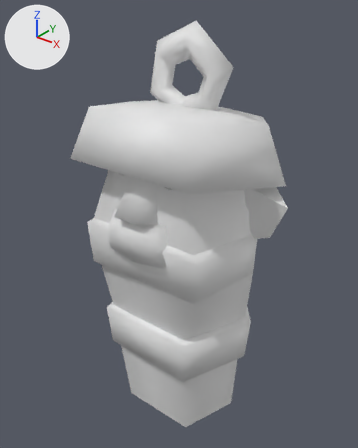
Renders of the FBX model Assets/Models/Levels/TidalPool/CajolmecFlunkie.fbx from each side of a commit.
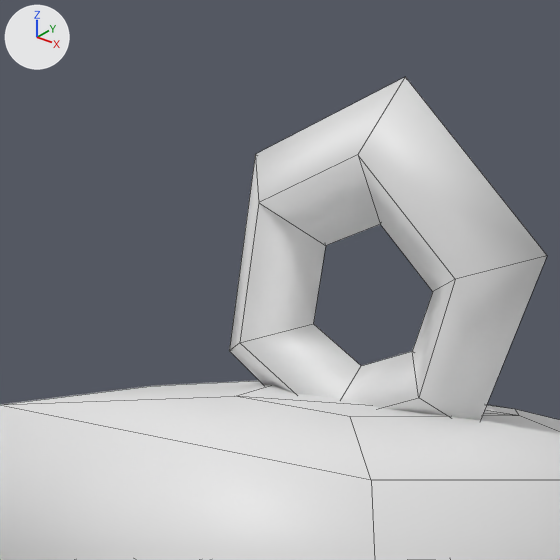
Each version is shown whole from a camera (50 mm lens) standing at (2.01, -2.604, 2.956) and looking at (-0.075, 0.002, 1.34), then close up on the part from 25% to 66% of the width and 0% to 33% of the height. The lights are fixed; the arrows at upper left show +X, +Y and +Z. The close-ups show mesh edges as thin lines. Where no turn or scale is listed for an object, it has been applied to the vertices.

Names of what the first close-up shows: 'Flunkie'.
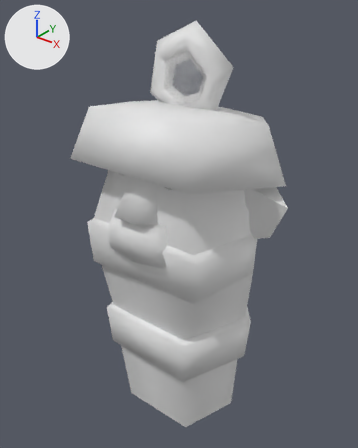
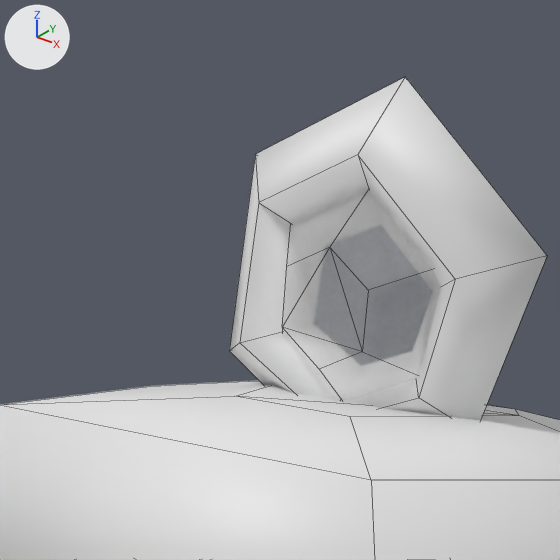
What differs and where, as boxes (x1, y1, x2, y2) in the close-ups (560 x 560 px):
```json
{"part": 1, "of": "me_cylinder", "change": "added", "after": [282, 190, 441, 401]}
```

Edits to the scene script, one JSON object a line:
```json
{"block": "me_cylinder", "where": "# used by ob_flunkie; location = (0.0, 0.0, 0.0)"}
{"op": "remove", "block": "me_cylinder", "code": "me_cylinder.from_pydata(...)  # 140 vertices, 144 faces; spans x -0.8..0.8, y -0.64..0.7, z -0.18..2.75"}
{"op": "add", "block": "me_cylinder", "code": "me_cylinder.from_pydata(...)  # 158 vertices, 164 faces; spans x -0.8..0.8, y -0.64..0.7, z -0.18..2.75"}
{"block": "me_cylinder", "change": "me_cylinder part 1: a new loose piece of 18 vertices spanning x -0.2..0.2, y -0.13..0.13, z 2.19..2.62, in mat_gemmat (white #e7e7e7)"}
```
